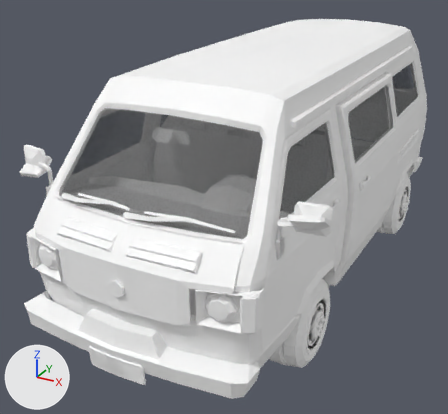
Renders of the FBX model Assets/PolygonMilitary/New_Models/6.fbx from each side of a commit.
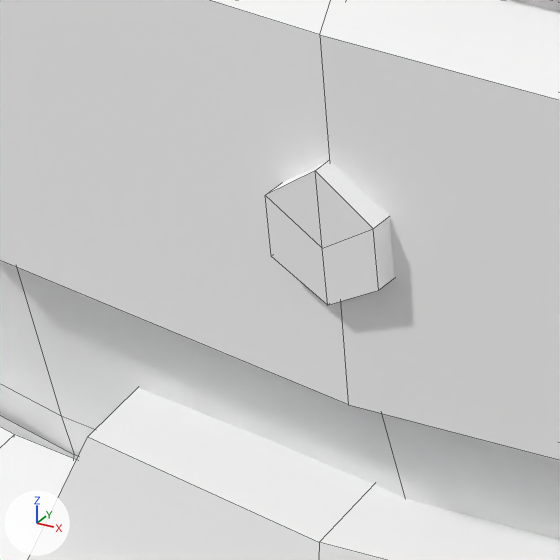
The first picture shows the older version from a camera (50 mm lens) standing at (2.12, -4.73, 2.91) and looking at (-0.3, -0.34, 0.71). The close-ups show both versions on the part from 17% to 32% of the width and 63% to 80% of the height of that picture; other places that the commit changed are outside them. Lighting does not change. The marker at lower left points along +X, +Y and +Z. The close-ups show mesh edges as thin lines. Where no turn or scale is listed for an object, it has been applied to the vertices. Vertices at the same position are counted once.

Names of what the first close-up shows: 'Bumper_F.004', 'body', 'bonnet'.
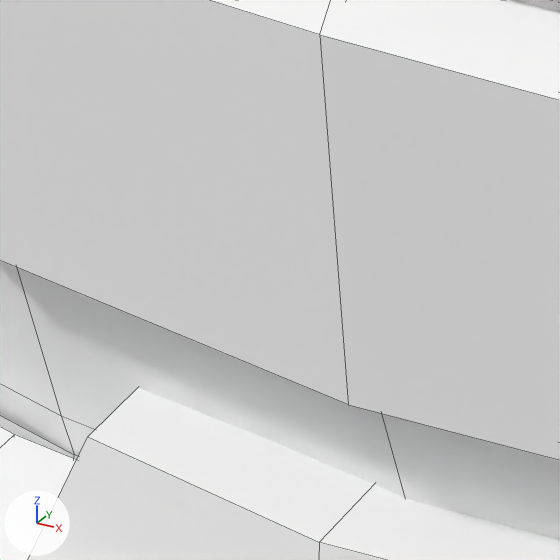
Where the newer file only moved an object's origin or applied its transform, the numbers keep the older frame.

What the commit changed:
me_mesh_249 has 122 vertices, 116 faces and spans x -0.728..0.728, y -0.17..0.128, z -0.502..0.004.
me_mesh_249 is used by ob_bonnet; location (0.032, -2.099, 1.34).
me_mesh_249 part 1: the loose piece of 26 vertices spanning x -0.05..0.05, y -0.17..-0.121, z -0.406..-0.288 is deleted.

What differs and where, as boxes [x1, y1, x2, y2] in the close-ups (560 x 560 px):
part 1 of me_mesh_249, deleted: before [265, 160, 394, 305]
